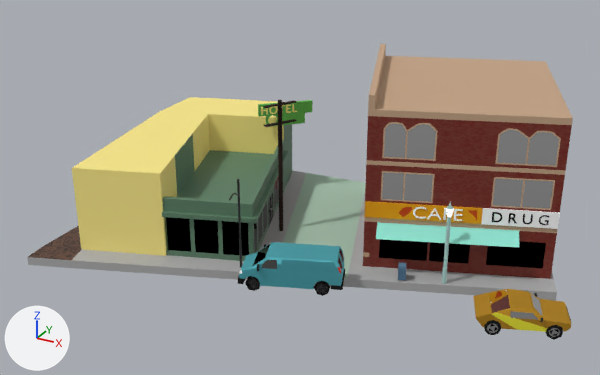
Before and after pictures for a commit that changed the glTF model Gangsta Wizards/Main/BUILDINGS/Mixed Use/Streetlife Corner.glb.
One viewpoint serves both versions: a 50 mm camera at (27.4, -53.3, 27.4) aimed at (1.2, -5.8, 3.7). Every picture has the same lights, and +X, +Y and +Z are marked at lower left. The picture after the commit comes second. Vertices at exactly the same position are counted once.

Names of what the first picture shows: 'Bldg', 'Bldg.001', 'Bldg.002', 'Canopy', 'Car', 'Ground', 'Hotel Sign', 'Power Pole', 'Van Body' and 5 more.
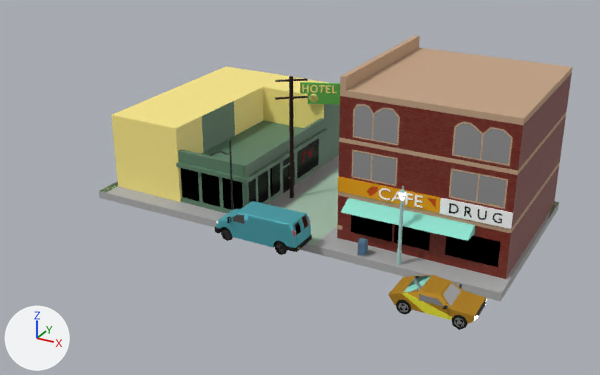
ob_1___phys is not drawn itself; it is the parent of ob_bldg, ob_bldg_001, ob_bldg_002, ob_canopy, ob_car, ob_ground, ob_hotel_sign, ob_po_box.
ob_3___no_cols is not drawn itself; it is the parent of ob_text, ob_text_001, ob_text_003.

What the commit changed:
Picture 'grass' (img_grass) is new.
Material 'Grass' (mat_grass) is new.
Its texture is img_grass.
me_cube_005 is used by ob_bldg_002; parent ob_1___phys; location (-11.43, -6.619, 6.218); rotation (0.0, 0.0, 0.346), in degrees (0, 0, 20); scale (20.0, 40.0, 1.0).
me_cube_005 had 36 vertices, 68 faces and spanned x -0.15..0.45, y -0.15..0.26, z -0.15..6.25.
me_cube_005 now has 36 vertices, 68 faces and spans x -0.18..0.45, y -0.15..0.26, z -0.15..6.25.
me_cube_005 part 1: all 15 vertices in x -0.15..0.02, y -0.15..0.26, z -0.15..6.25 are scaled about their middle by (-0.0788, 0.996, 1), then moved by (-0.11, 0.0, 0.0).
me_cube_006 is used by ob_ground; parent ob_1___phys; location (-1.589, 2.312, 6.068); scale (1.0, 1.0, 2.0).
Verts and faces of me_cube_006; kept vertices keep their numbers, new ones are numbered from 60.
Before the commit, vertices of me_cube_006: 22 (19.6, -5.6, -0.2) at pixel (555, 300), 23 (19.6, -5.6, 0.2) at pixel (556, 292), 26 (15.7, 5.3, -0.2), 27 (15.7, 5.3, 0.2).
me_cube_006 had 60 vertices, 122 faces and spanned x -13.7..19.6, y -18.3..8.8, z -0.2..0.2.
me_cube_006 now has 61 vertices, 124 faces and spans x -17.3..19.8, y -17.4..8.9, z -0.2..0.2.
Part 2, on me_cube_006:
3 faces are deleted.
4 vertices in x -10.1..3.1, y -17.2..3.8, z -0.2..0.2 move by (-0.2, 0.0, 0.0).
24 vertices move from x -13.7..9.7, y -18.3..7.1, z -0.2..0.2 to x -17.3..9.7, y -17.4..7.1, z -0.2..0.2.
1 vertex is added at (1.1, 6.3, 0.2).
4 new faces join them, mat_sidewalk (grey #aeaeae).
1 new face joins them, mat_road (light grey #aac7b1).
Part 3, on me_cube_006:
Vertex 22 moves to (19.8, -5.8, -0.2), pixel (500, 301).
Vertex 23 moves to (19.8, -5.8, 0.2), pixel (501, 293).
Vertex 26 moves to (15.6, 5.3, -0.2), pixel (546, 228).
Vertex 27 moves to (15.6, 5.3, 0.2), pixel (547, 221).
me_cube_006 part 4: 116 kept faces spanning x -17.3..19.8, y -17.4..8.9, z -0.2..0.2 get new texture (UV) coordinates.
me_cube_006 part 5: 10 faces spanning x -17.3..15.6, y -17.4..8.9, z 0.2 switch from mat_dirt (picture img_dirt) to mat_grass (picture img_grass).
Object '1 - PHYS' (ob_1___phys) moves from (1.589, -2.312, -6.066) to (0.803, 2.264, -6.066).
Object '1 - PHYS' (ob_1___phys) turns from (0, 0, 0) to (0, 0, -21) degrees about x, y and z.
Object '3 - No Cols' (ob_3___no_cols) moves from (7.422, -2.239, -6.066) to (6.284, 0.265, -6.066).
Object '3 - No Cols' (ob_3___no_cols) turns from (0, 0, 0) to (0, 0, -21) degrees about x, y and z.

Location of each change, [x1, y1, x2, y2] in pixels of the pictures (600 x 375 px; the box of a moved part takes in the faces that stretch with it):
'Bldg.001', moved, turned: before [363, 44, 573, 279]; after [337, 35, 573, 279]
'Bldg.002', reshaped, moved, turned: before [72, 97, 292, 256]; after [111, 66, 340, 202]
'Ground', reshaped, moved, turned: before [27, 171, 557, 301]; after [99, 155, 559, 301]
'Bldg', moved, turned: before [162, 140, 288, 261]; after [176, 118, 328, 213]
'Van Body', moved, turned: before [238, 242, 345, 296]; after [215, 201, 312, 255]
'Car', moved, turned: before [473, 289, 571, 340]; after [389, 275, 486, 330]
'Canopy', moved, turned: before [376, 222, 520, 248]; after [341, 198, 475, 241]
'Power Pole', moved, turned: before [263, 100, 297, 231]; after [275, 76, 308, 198]
'Hotel Sign', moved, turned: before [258, 100, 313, 126]; after [300, 82, 340, 105]
'Text.003', moved, turned: before [413, 207, 549, 225]; after [379, 188, 502, 223]
'Pole', moved, turned: before [442, 201, 454, 284]; after [397, 186, 406, 265]
'Pole.001', moved, turned: before [229, 179, 242, 268]; after [210, 140, 234, 210]
'PO Box', moved, turned: before [398, 262, 406, 280]; after [357, 238, 368, 255]
'Text', moved, turned: before [261, 104, 297, 115]; after [302, 85, 337, 93]
'Text.001', moved, turned: before [275, 178, 279, 190]; after [300, 146, 314, 162]
part 1 of me_cube_005, moved or reshaped: before [72, 97, 222, 256]; after [111, 66, 287, 202]
part 2 of me_cube_006, moved or reshaped: before [27, 171, 366, 280]; after [99, 186, 344, 240]
part 3 of me_cube_006, moved or reshaped: before [362, 266, 557, 301]; after [326, 202, 559, 301]
part 4 of me_cube_006, surface changed: before [27, 171, 557, 301]; after [99, 155, 559, 301]
part 5 of me_cube_006, recoloured: before [28, 226, 82, 260]; after [100, 181, 559, 221]
